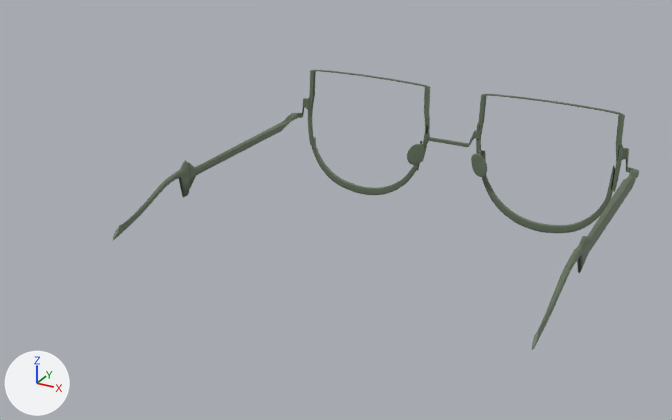
The FBX model app/sampledata/m5.fbx: old version first, new version second.
Camera for both pictures: a 50 mm lens placed at (0.14, -0.302, 0.163), pointed at (-0.011, -0.028, 0.026). Lighting does not change. The marker at lower left points along +X, +Y and +Z. Where no turn or scale is listed for an object, it has been applied to the vertices.

The first picture shows '_Metal_Frame_Reading_Glasses_V2_Max2011_iterations_2:_Metal_Frame_Reading_Glasses_Spectacle_Frame'.
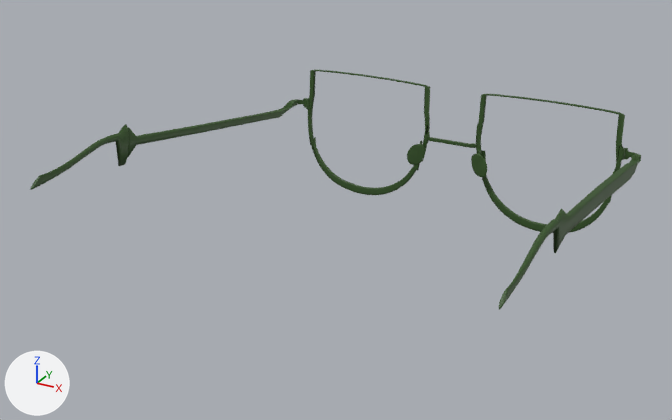
The newer file is also turned or shifted as a whole; pictures and numbers use the older file's frame.

Where the change shows, as pixel boxes (x1, y1, x2, y2) in the pictures (672 x 420 px; the box of a moved part takes in the faces that stretch with it):
'_Metal_Frame_Reading_Glasses_V2_Max2011_iterations_2:_Metal_Frame_Reading_Glasses_Spectacle_Frame', recoloured, reshaped (16% wider, 14% shorter)
    before: (113, 70, 639, 350)
    after: (30, 70, 641, 310)
part 1 of me_mesh, moved or reshaped
    before: (532, 248, 582, 350)
    after: (499, 219, 559, 310)
part 2 of me_mesh, moved or reshaped
    before: (113, 160, 190, 240)
    after: (30, 124, 129, 190)
part 3 of me_mesh, moved or reshaped
    before: (577, 148, 639, 273)
    after: (553, 148, 641, 253)
part 4 of me_mesh, moved or reshaped
    before: (188, 98, 304, 188)
    after: (127, 99, 304, 158)
part 5 of me_mesh, moved or reshaped
    before: (468, 125, 480, 148)
    after: (468, 129, 479, 148)

Edits to the bpy script that builds the scene:
```text
Change mat_phonge1:
    mat_phonge1.base_color: (0.129, 0.167, 0.108) -> (0.0339, 0.086, 0.0171)  # dark green #65725c -> dark green #345323
Change me_mesh:
    used by ob_metal_frame_reading_glasses_v2_max2011_iterations_2__metal_frame_reading_glasses_spectacle_frame; location = (-0.0004, -0.0069, 0.0171)
    remove me_mesh.from_pydata(...)  # 22962 vertices, 22944 faces; spans x -0.081..0.079, y -0.067..0.069, z -0.023..0.034
    add me_mesh.from_pydata(...)  # 22962 vertices, 22944 faces; spans x -0.081..0.079, y -0.101..0.069, z -0.023..0.041
    me_mesh part 1: the loose piece of 834 vertices spanning x 0.077..0.079, y -0.065..-0.019, z 0.001..0.014 is turned -9.3 degrees about the x axis through its middle, then moved by (0.0, -0.033, 0.027)
    me_mesh part 2: the loose piece of 834 vertices spanning x -0.079..-0.077, y -0.067..-0.021, z 0.001..0.016 is turned -9.7 degrees about the x axis through its middle, then moved by (0.0, -0.033, 0.028)
    me_mesh part 3: 3851 of 22962 vertices moved; they spanned x 0.069..0.079, y -0.019..0.068, z 0.003..0.019 and now span x 0.07..0.079, y -0.052..0.068, z 0.008..0.038; mean shift (0.0, -0.005, 0.009); largest move (0.078, -0.014, 0.003) -> (0.078, -0.049, 0.025)
    me_mesh part 4: 3747 of 22962 vertices moved; they spanned x -0.081..-0.076, y -0.021..0.067, z 0.004..0.019 and now span x -0.081..-0.076, y -0.055..0.067, z 0.014..0.039; mean shift (0.0, -0.005, 0.009); largest move (-0.078, -0.021, 0.004) -> (-0.078, -0.055, 0.029)
    me_mesh part 5: 148 of 22962 vertices moved; they spanned x 0.009..0.011, y 0.066..0.067, z 0.011..0.017 and now span x 0.009..0.011, y 0.066..0.067, z 0.009..0.017; mean shift (0.0, 0.0, -0.004); largest move (0.01, 0.066, 0.017) -> (0.011, 0.066, 0.01)
```
